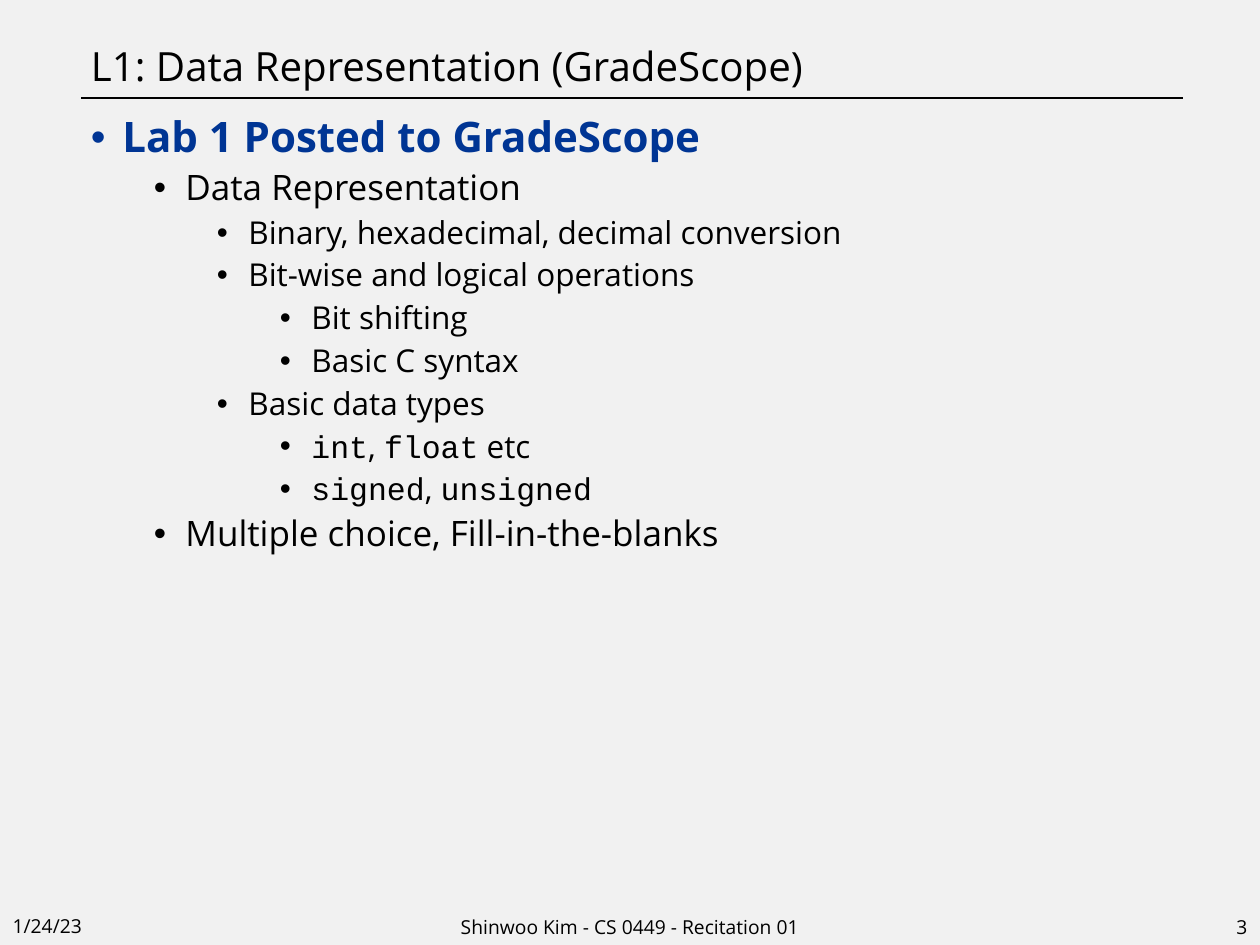
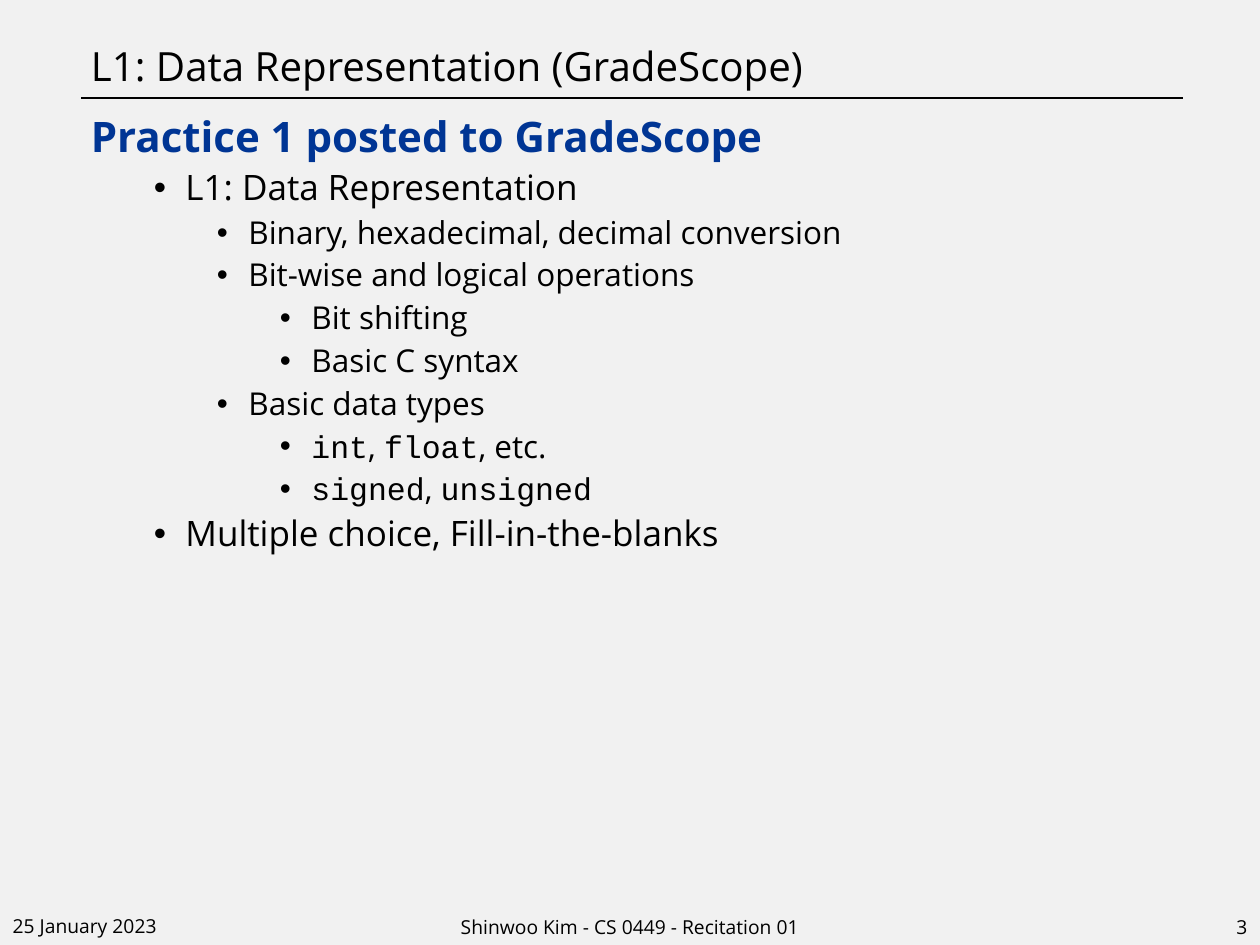
Before and after one commit to shinwookim/website-archive, a slide deck: slide 3 of teaching/CS0449-2234/rec01.pptx. Drawn at 1260x945 pixels with LibreOffice and Linux fonts; fonts in the diff are those of the drawing. Boxes give left, top, right and bottom in pixels: in the first picture for what was removed or moved away, otherwise in the second. Text is boxed around its words. In the diff, an @@ line names an element or a change of style, - is before the commit and + after.

```diff
--- a/teaching/CS0449-2234/rec01.pptx
+++ b/teaching/CS0449-2234/rec01.pptx
@@ text at (91,120,762,209): text changed @@
-• Lab 1 Posted to GradeScope
-  • Data Representation
+Practice 1 posted to GradeScope
+  • L1: Data Representation
@@ text at (311,435,546,462): text changed @@
-      • int, float etc
+      • int, float, etc.
@@ text at (13,919,156,938): text changed @@
-1/24/23
+25 January 2023
```
Also in this commit, not shown: 8 other slides changed.
